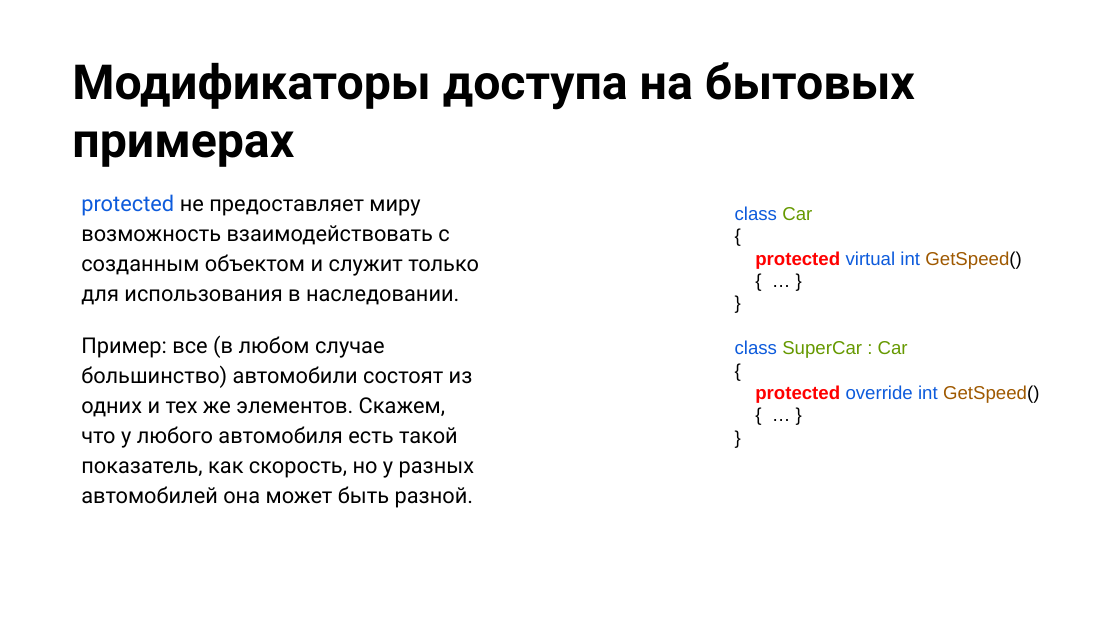
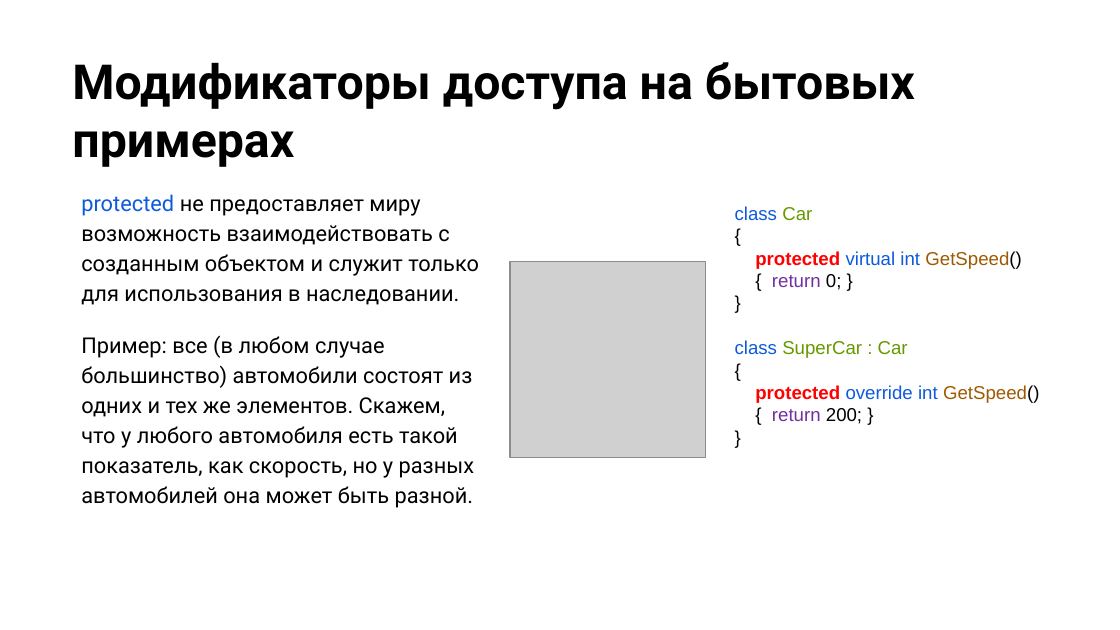
Before and after one commit to NilovPavel/OOP, a slide deck: slide 16 of ООП.pptx. Drawn at 1120x630 pixels with LibreOffice and Linux fonts; fonts in the diff are those of the drawing; grey boxes stand for pictures; background and template pictures are left out. Boxes give left, top, right and bottom in pixels: in the first picture for what was removed or moved away, otherwise in the second. Text is boxed around its words. In the diff, an @@ line names an element or a change of style, - is before the commit and + after.

```diff
--- a/ООП.pptx
+++ b/ООП.pptx
@@ picture added at [510,262,704,458] @@
@@ text at [772,274,842,290]: text changed; text colour #000000 to #7030A0 @@
-{ … }
+{ return 0; }
@@ text at [772,408,862,424]: text changed @@
-{ … }
+{ return 200; }
```
Also in this commit, not shown: 6 other slides changed, 6 slides added.
